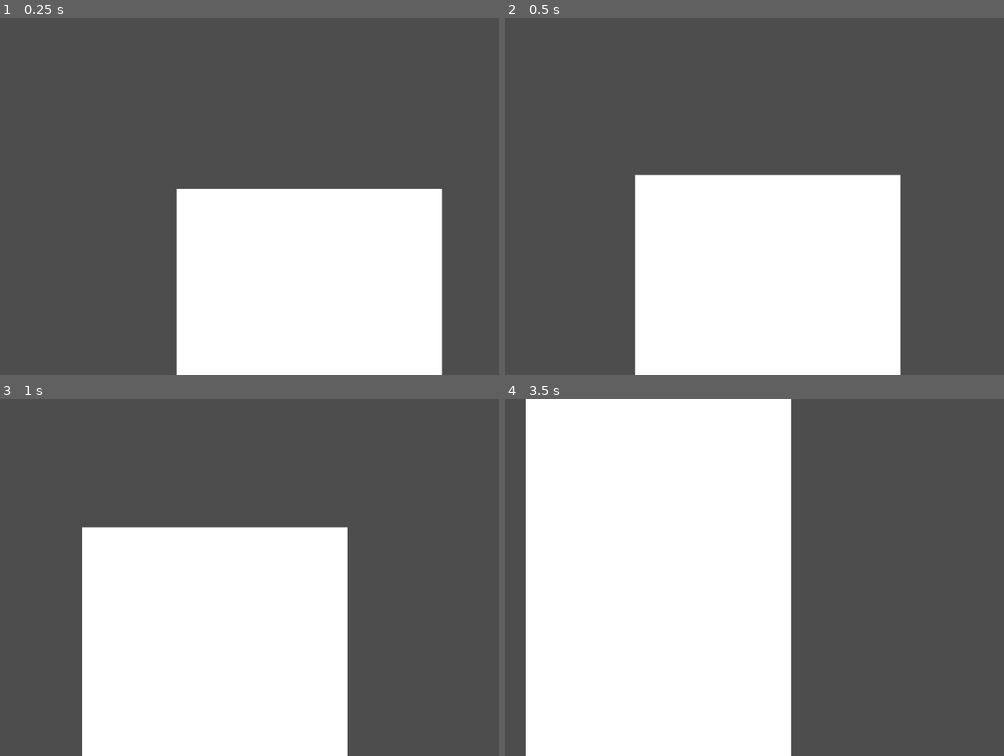
Above: before the commit, frames 1-4 (two rows, left to right).
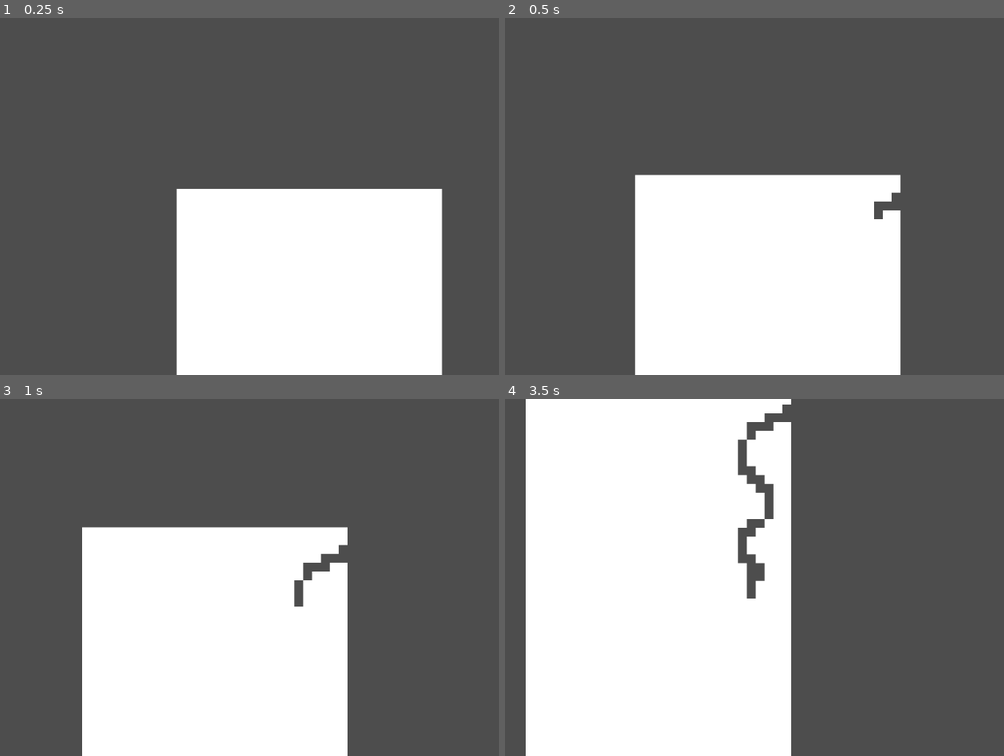
Above: after the commit, the same moments.

Repository: F1ejm/Bratislava_GameJam
Game: Godot game, scene res://Main/Main.tscn
Two runs of this game, one before a commit and one after it. Both use one fixed random seed, a clock stepped at 60 frames per second and the inputs below.
Inputs (mouse positions are in pixels of both pictures, inside the frame that each line leads up to):
- Up to frame 1 (0.25 s): no input
- Up to frame 2 (0.5 s): no input
- Up to frame 3 (1 s): move the mouse to (384, 559) at 0.52 s
- Up to frame 4 (3.5 s): move the mouse to (619, 595) at 1.27 s; move the mouse to (814, 498) at 2.02 s; move the mouse to (714, 648) at 2.77 s

Frame 1 is identical in both runs. In frame 2, 0.2% of the frame differs, in the area x 73-80%, y 48-57%; in frame 3, 0.5%; in frame 4, 1.6%, in the area x 46-58%, y 1-56%.

Commit message:
erase_cell dziala

Diff:
--- a/background/Trails/Trail.gd
+++ b/background/Trails/Trail.gd
@@ -12,13 +12,20 @@
 	for h in hight:
 		for w in width:
 			tile.set_cell(0,Vector2i(w,player.position.y+h+50),2,Vector2(0,0),0)
-	var clicked_cell = tile.local_to_map(tile.get_local_mouse_position())
+
+
+
+	var clicked_cell = tile.local_to_map(player.position)
+	#print(clicked_cell)
+	tile.erase_cell(0,clicked_cell)
 	var data = tile.get_cell_tile_data(0, clicked_cell)
-	if data:
-		#print(data.get_custom_data("Marek"))
-		pass
-	else:
-		pass
+
+
+	#if data:
+		##print(data.get_custom_data("Marek"))
+		#pass
+	#else:
+		#pass
 #erase_cell()
 
 func _ready() -> void:
